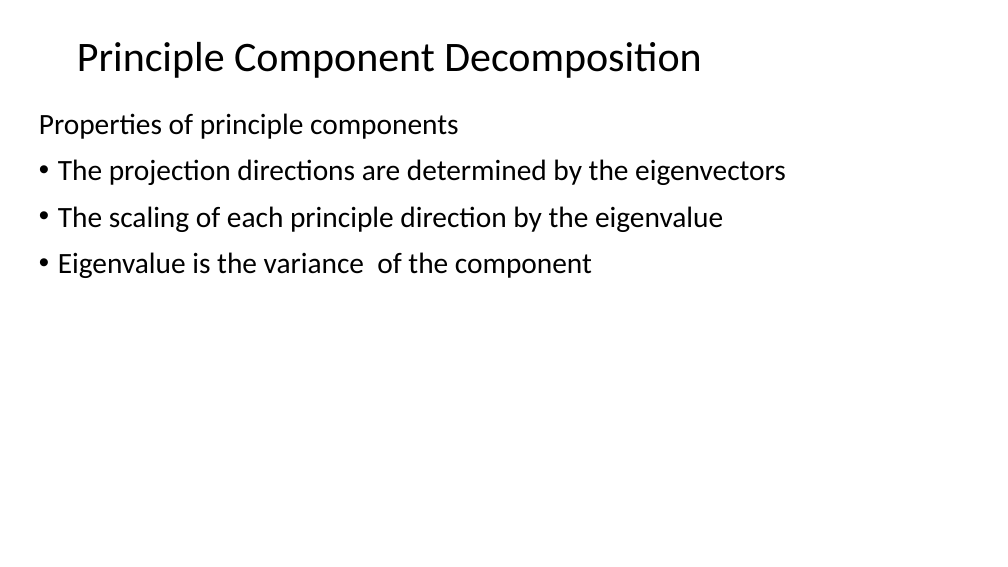
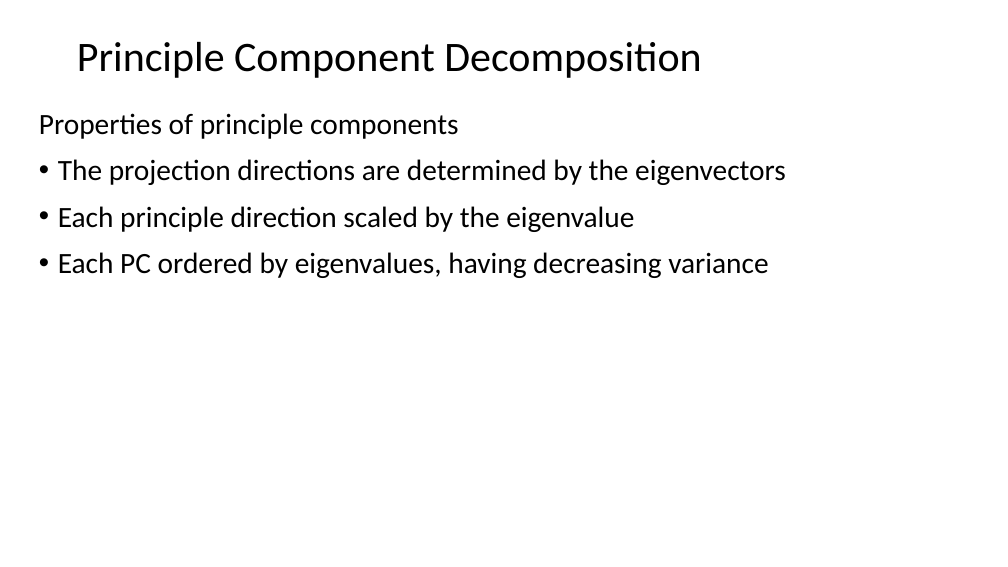
Before and after one commit to StephenElston/CSCI-E-108, a slide deck: slide 17 of slides/7_DimensionalityReduction.pptx (slide 18 before the commit). Drawn at 1008x567 pixels with LibreOffice and Linux fonts; fonts in the diff are those of the drawing. Boxes give left, top, right and bottom in pixels: in the first picture for what was removed or moved away, otherwise in the second. Text is boxed around its words. In the diff, an @@ line names an element or a change of style, - is before the commit and + after.

```diff
--- a/slides/7_DimensionalityReduction.pptx
+++ b/slides/7_DimensionalityReduction.pptx
@@ text at [58, 206, 768, 278]: text changed @@
-• The scaling of each principle direction by the eigenvalue
-• Eigenvalue is the variance of the component
+• Each principle direction scaled by the eigenvalue
+• Each PC ordered by eigenvalues, having decreasing variance
```
Also in this commit, not shown: 3 other slides changed, 1 slide removed.
